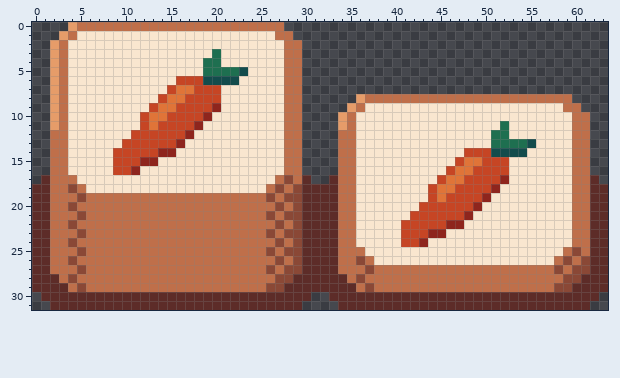
A pixel-art sprite gets an edit: res/carrot_btn.png. Above is the file before it was changed.
The file is 64x32 pixels.
The result:
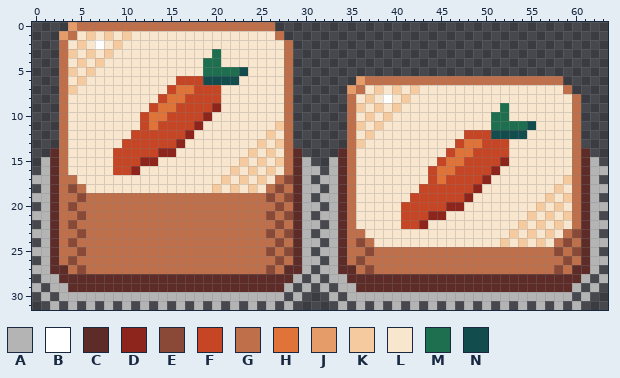
Palette (. is transparent): A #b4b4b4  B #ffffff  C #5d2c28  D #8e251d  E #8a4836  F #c64524  G #bf6f4a  H #e07438  J #e69c69  K #f6ca9f  L #f9e6cf  M #1e6f50  N #134c4c
From old to new:
y 0: x 27 G -> .
y 1: x 6 L -> K; x 8 L -> K; x 10 L -> K; x 28 G -> .
y 2: x 2 J -> .; x 5 L -> K; x 7 L -> B; x 9 L -> K; x 29 G -> .
y 3: x 2 J -> .; x 4 L -> K; x 6 L -> K; x 8 L -> K; x 29 G -> .
y 4: x 2 J -> .; x 5 L -> K; x 7 L -> K; x 29 G -> .
y 5: x 2 J -> .; x 4 L -> K; x 6 L -> K; x 29 G -> .
y 6: x 2 J -> .; x 5 L -> K; x 29 G -> .; x 36..58 ....................... -> JGGGGGGGGGGGGGGGGGGGGGG
y 7: x 2 J -> .; x 4 L -> K; x 29 G -> .; x 35..59 ......................... -> JGLKLKLKLLLLLLLLLLLLLLLLG
y 8: x 2 J -> .; x 29 G -> .; x 35..60 .JGGGGGGGGGGGGGGGGGGGGGGG. -> GLKLBLKLLLLLLLLLLLLLLLLLLG
y 9: x 2 J -> .; x 29 G -> .; x 35..36 JG -> GK; x 38 L -> K; x 40 L -> K; x 52 L -> M; x 59 G -> L
y 10: x 2 J -> .; x 29 G -> .; x 34 J -> .; x 37 L -> K; x 39 L -> K; x 51..52 LL -> MM; x 61 G -> .
y 11: x 2 J -> .; x 27 L -> K; x 29 G -> .; x 34 J -> .; x 36 L -> K; x 38 L -> K; x 51 L -> M; x 53..55 LLL -> MMN; x 61 G -> .
y 12: x 2 G -> .; x 26 L -> K; x 29 G -> .; x 34 G -> .; x 37 L -> K; x 48..54 LLLMMLL -> FFFNNNN; x 61 G -> .
y 13: x 2 G -> .; x 25 L -> K; x 27 L -> K; x 29 G -> .; x 34 G -> .; x 36 L -> K; x 47..55 LLLLMMMMN -> FHHFFFLLL; x 61 G -> .
y 14: x 2 G -> C; x 24 L -> K; x 26 L -> K; x 29 G -> C; x 34 G -> C; x 46..48 LLF -> FHH; x 51..54 NNNN -> FFLL; x 61 G -> C
y 15: x 1..2 .G -> AC; x 23 L -> K; x 25 L -> K; x 27 L -> K; x 29..30 G. -> CA; x 33..34 .G -> AC; x 45..49 LLFHH -> FHHFF; x 52 F -> D; x 61..62 G. -> CA
y 16: x 1..2 .G -> AC; x 22 L -> K; x 24 L -> K; x 26 L -> K; x 29..31 G.. -> CAA; x 33..34 .G -> AC; x 44..48 LLFHH -> FHHFF; x 51..52 FF -> DL; x 61..63 G.. -> CAA
y 17: x 0..2 .CG -> AAC; x 21 L -> K; x 23 L -> K; x 25 L -> K; x 29..30 GC -> CA; x 32..34 .CG -> AAC; x 44..47 LFHH -> FHFF; x 50..52 FFD -> DLL; x 59 L -> K; x 61..62 GC -> CA
y 18: x 0..2 CCG -> .AC; x 20 L -> K; x 22 L -> K; x 24 L -> K; x 29..34 ECCCCG -> CAA.AC; x 43 L -> F; x 45..46 HH -> FF; x 49..51 FFD -> DLL; x 58 L -> K; x 61..63 GCC -> CAA
y 19: x 0..2 CCG -> AAC; x 29..34 ECCCCG -> CA.AAC; x 42..43 LL -> FF; x 45 H -> F; x 48..50 FFD -> DLL; x 57 L -> K; x 59 L -> K; x 61..63 GCC -> CA.
y 20: x 0..2 CCG -> .AC; x 29..34 ECCCCG -> CAA.AC; x 41..42 LL -> FF; x 46..49 FFFD -> DDLL; x 56 L -> K; x 58 L -> K; x 61..63 GCC -> CAA
y 21: x 0..2 CCG -> AAC; x 29..34 ECCCCG -> CA.AAC; x 41 L -> F; x 44..48 FFFFD -> DDLLL; x 55 L -> K; x 57 L -> K; x 59 L -> K; x 61..63 GCC -> CA.
y 22: x 0..2 CCG -> .AC; x 29..34 ECCCCG -> CAA.AC; x 43..47 FFFDD -> DLLLL; x 54 L -> K; x 56 L -> K; x 58 L -> K; x 61..63 GCC -> CAA
y 23: x 0..2 CCG -> AAC; x 29..34 ECCCCG -> CA.AAC; x 36 L -> G; x 41..45 FFFDD -> LLLLL; x 53 L -> K; x 55 L -> K; x 57 L -> K; x 59..63 LGGCC -> GECA.
y 24: x 0..2 CCG -> .AC; x 29..34 ECCCCG -> CAA.AC; x 36..37 LL -> EG; x 41..43 FFD -> LLL; x 52 L -> K; x 54 L -> K; x 56 L -> K; x 58..59 LL -> GE; x 61..63 GCC -> CAA
y 25: x 0..2 CCG -> AAC; x 29..34 ECCCCG -> CA.AAC; x 37..58 LLLLLLLLLLLLLLLLLLLLLL -> EGGGGGGGGGGGGGGGGGGGGE; x 61..63 GCC -> CA.
y 26: x 0..2 CCG -> .AC; x 29..34 ECCCCG -> CAA.AC; x 38..57 LLLLLLLLLLLLLLLLLLLL -> GGGGGGGGGGGGGGGGGGGG; x 61..63 ECC -> CAA
y 27: x 0..3 CCGG -> AACC; x 28..35 EECCCCGG -> CCA.AACC; x 60..63 EECC -> CCA.
y 28: x 0..63 CCCGEGGGGGGGGGGGGGGGGGGGGGGEECCCCCCGEGGGGGGGGGGGGGGGGGGGGGGEECCC -> .AACCCCCCCCCCCCCCCCCCCCCCCCCCA.A.AACCCCCCCCCCCCCCCCCCCCCCCCCCA.A
y 29: x 0..63 CCCCGEGGGGGGGGGGGGGGGGGGGGEECCCCCCCCGEGGGGGGGGGGGGGGGGGGGGEECCCC -> A.AACCCCCCCCCCCCCCCCCCCCCCCCA.A.A.AACCCCCCCCCCCCCCCCCCCCCCCCA.A.
y 30: x 1..30 CCCCCCCCCCCCCCCCCCCCCCCCCCCCCC -> A.AAAAAAAAAAAAAAAAAAAAAAAAA.A.; x 33..62 CCCCCCCCCCCCCCCCCCCCCCCCCCCCCC -> A.AAAAAAAAAAAAAAAAAAAAAAAAA.A.
y 31: x 2..29 CCCCCCCCCCCCCCCCCCCCCCCCCCCC -> A.A.A.A.A.A.A.A.A.A.A.A.A.A.; x 34..61 CCCCCCCCCCCCCCCCCCCCCCCCCCCC -> A.A.A.A.A.A.A.A.A.A.A.A.A.A.
